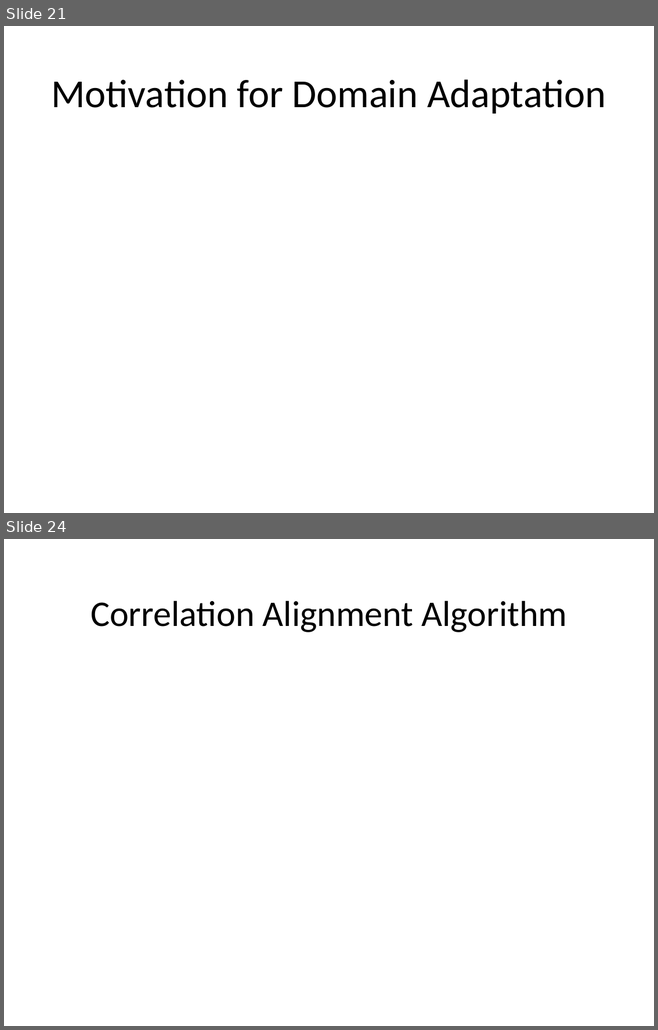
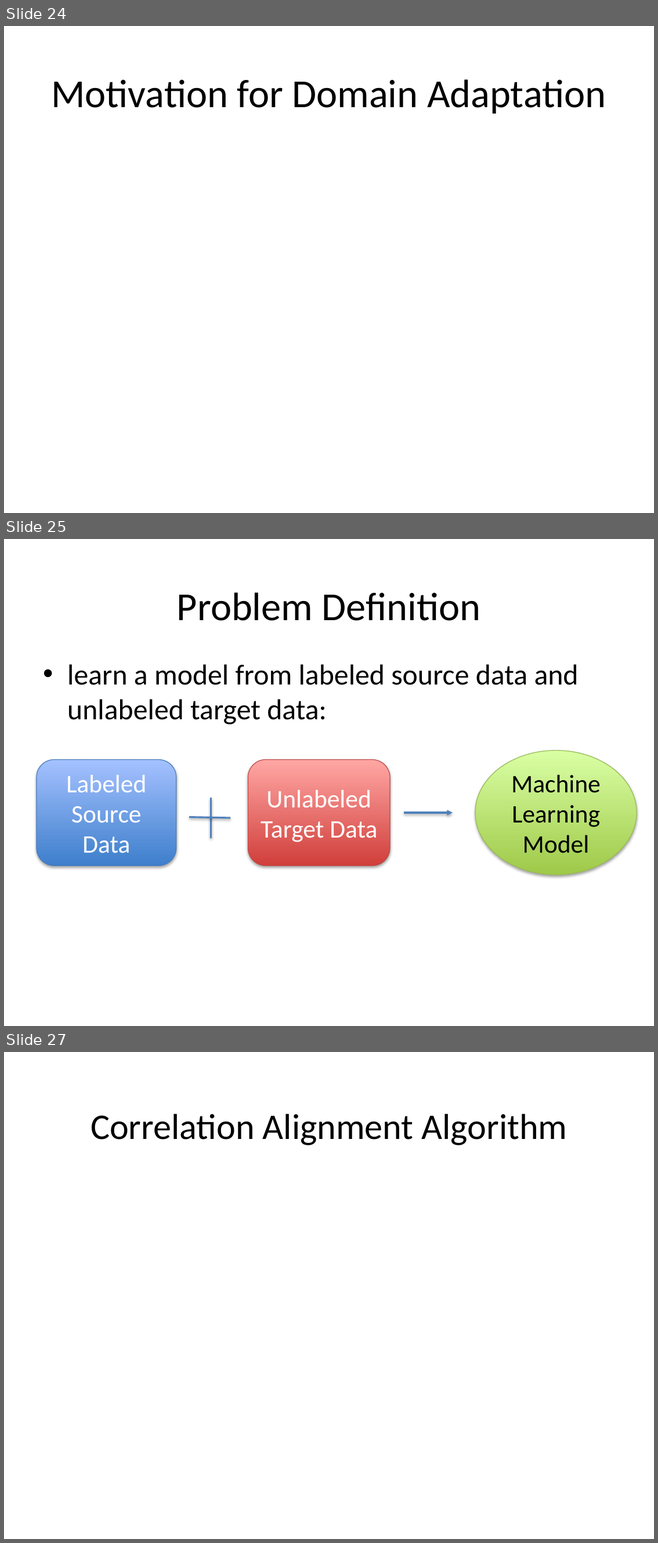
Before and after one commit to Oleksandra28/grad_forum, a slide deck: grad-presentation-sopova 2.pptx. Shown one above the other, each under a label of ours: slides 21 and 24 before the commit, slides 24, 25 and 27 after it; the slides between them are not shown. The pictures are 658x1030 and 658x1543 pixels, drawn with LibreOffice and Linux fonts; fonts in the diff are those of the drawing; background and template pictures are left out. Boxes give left, top, right and bottom in pixels: in the first picture for what was removed or moved away, otherwise in the second. Text is boxed around its words. In the diff, an @@ line names an element or a change of style, - is before the commit and + after.

```diff
--- a/grad-presentation-sopova 2.pptx
+++ b/grad-presentation-sopova 2.pptx
@@ slide 25 added at [4, 539, 654, 1026], background picture (left out) @@
@@ title added at [177, 592, 480, 621], 44 pt, text #000000 @@
+Problem Definition
@@ text added at [67, 664, 578, 725], 32 pt, text #000000 @@
+• learn a model from labeled source data and unlabeled target data:
@@ rounded rectangle added at [36, 760, 176, 866], fill gradient #3F80CE to #A4C4FF, outline #4B7EBC 0.75 pt, 28 pt, text #FFFFFF @@
+Labeled Source Data
@@ rounded rectangle added at [248, 760, 389, 866], fill gradient #D1403C to #FFA6A5, outline #BF4C48 0.75 pt, 28 pt, text #FFFFFF @@
+Unlabeled Target Data
@@ ellipse added at [475, 751, 636, 875], fill gradient #A0CA4A to #DAFFA5, outline #98B955 0.75 pt, 28 pt, text #000000 @@
+Machine Learning Model
@@ line added from (210, 798) to (210, 838), #4F81BD 2 pt @@
@@ line added from (230, 817) to (189, 817), #4F81BD 2 pt @@
@@ arrow added from (404, 813) to (452, 813), #4F81BD 2 pt @@
@@ what was slide 21 is now slide 24 @@
@@ what was slide 24 is now slide 27 @@
```
Also in this commit, not shown: 6 slides changed, 6 other slides added, 2 slides removed, 3 other files.
